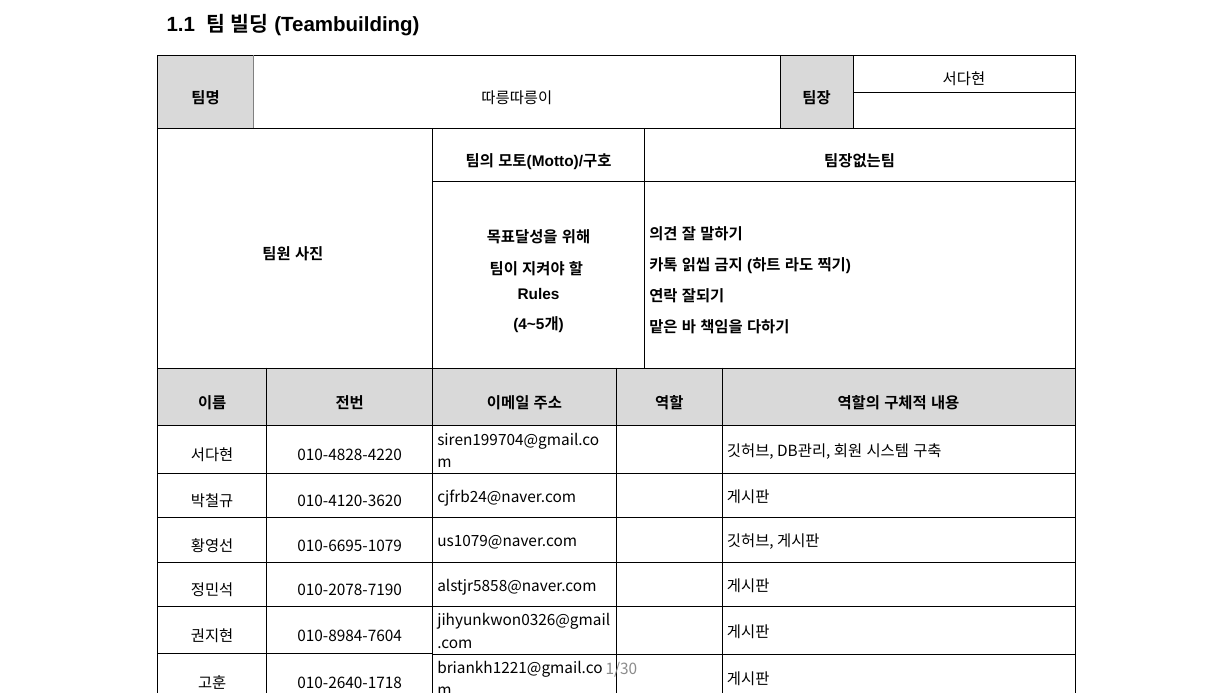
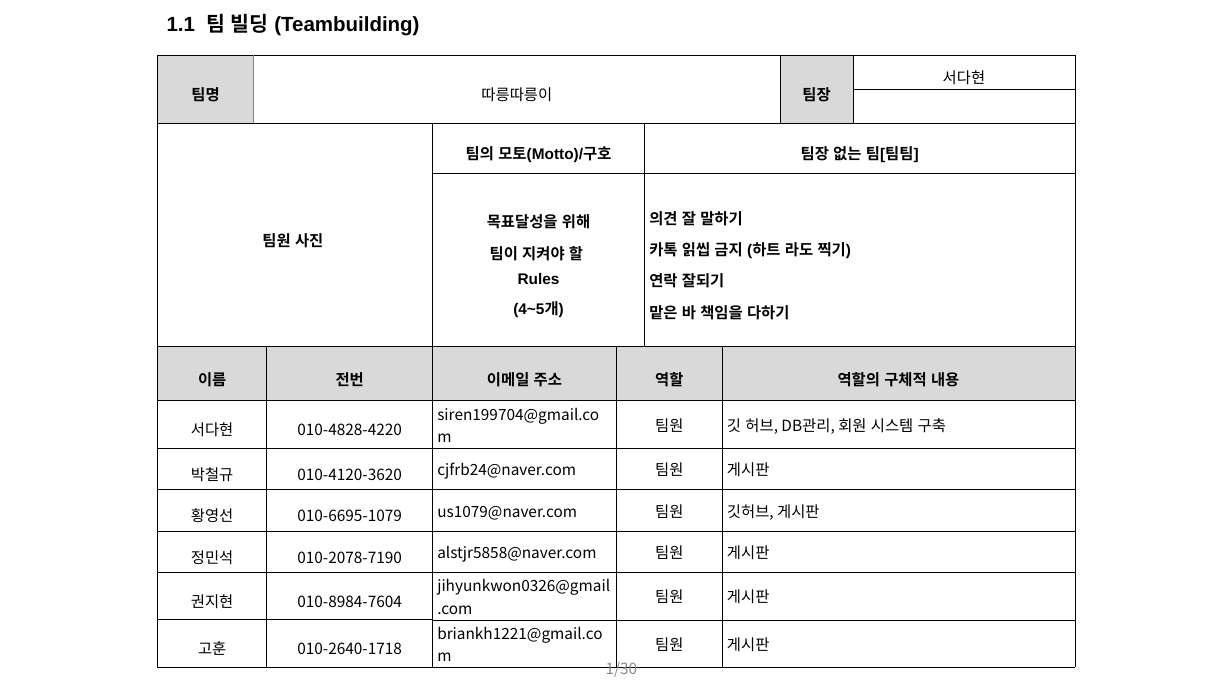
Before and after one commit to DahyeonS/Bike_Mini_Project, a slide deck: slide 1 of presentation/따릉따릉이.pptx. Drawn at 1232x693 pixels with LibreOffice and Linux fonts; fonts in the diff are those of the drawing. Boxes give left, top, right and bottom in pixels: in the first picture for what was removed or moved away, otherwise in the second. Text is boxed around its words. In the diff, an @@ line names an element or a change of style, - is before the commit and + after.

```diff
--- a/presentation/따릉따릉이.pptx
+++ b/presentation/따릉따릉이.pptx
@@ table at (157,55,1074,659) @@
-row 3, column 6: 팀장없는팀
+row 3, column 6: 팀장 없는 팀[팀팀]
-row 6, column 5: 
+row 6, column 5: 팀원
-row 6, column 7: 깃허브, DB관리, 회원 시스템 구축
+row 6, column 7: 깃 허브, DB관리, 회원 시스템 구축
-row 7, column 5: 
+row 7, column 5: 팀원
-row 8, column 5: 
+row 8, column 5: 팀원
-row 9, column 5: 
+row 9, column 5: 팀원
-row 10, column 5: 
+row 10, column 5: 팀원
-row 11, column 5: 
+row 11, column 5: 팀원
```
Also in this commit, not shown: 2 other slides changed.
